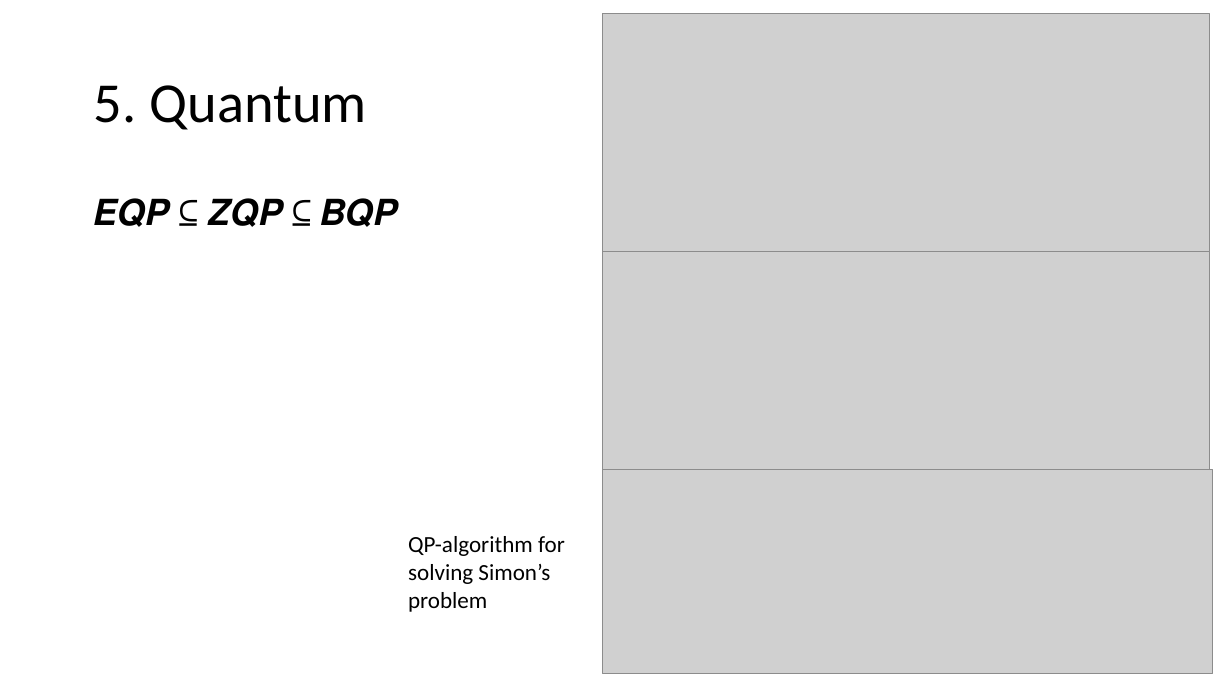
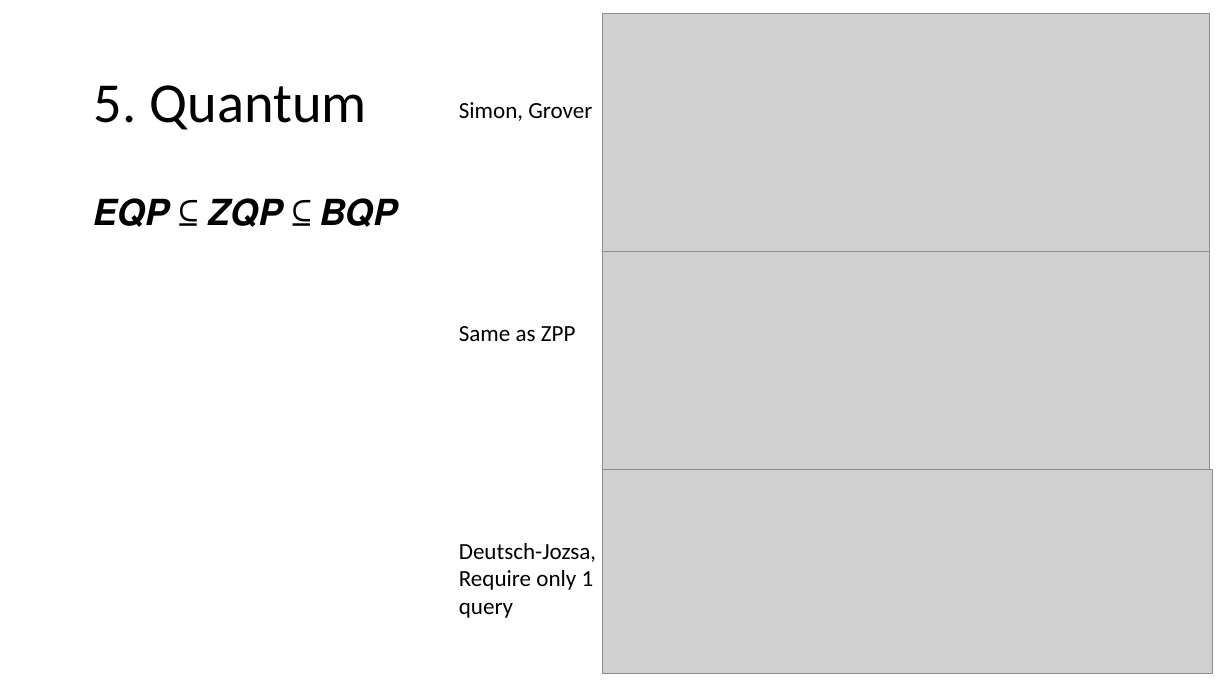
Before and after one commit to vutuanhai237/CourseMaterialsUIT, a slide deck: slide 38 of SExxx-Programming for quantum computer/Slide/x. quantum complexity.pptx. Drawn at 1232x693 pixels with LibreOffice and Linux fonts; fonts in the diff are those of the drawing; grey boxes stand for pictures. Boxes give left, top, right and bottom in pixels: in the first picture for what was removed or moved away, otherwise in the second. Text is boxed around its words. In the diff, an @@ line names an element or a change of style, - is before the commit and + after.

```diff
--- a/SExxx-Programming for quantum computer/Slide/x. quantum complexity.pptx
+++ b/SExxx-Programming for quantum computer/Slide/x. quantum complexity.pptx
@@ text added at <box>459,102,592,121</box>, 18 pt, text #000000 @@
+Simon, Grover
@@ text added at <box>459,326,576,341</box>, 18 pt, text #000000 @@
+Same as ZPP
@@ text at <box>459,543,596,618</box>: text changed @@
-QP-algorithm for solving Simon’s problem
+Deutsch-Jozsa,
+Require only 1 query
```
Also in this commit, not shown: 10 other slides changed, 20 other files.
